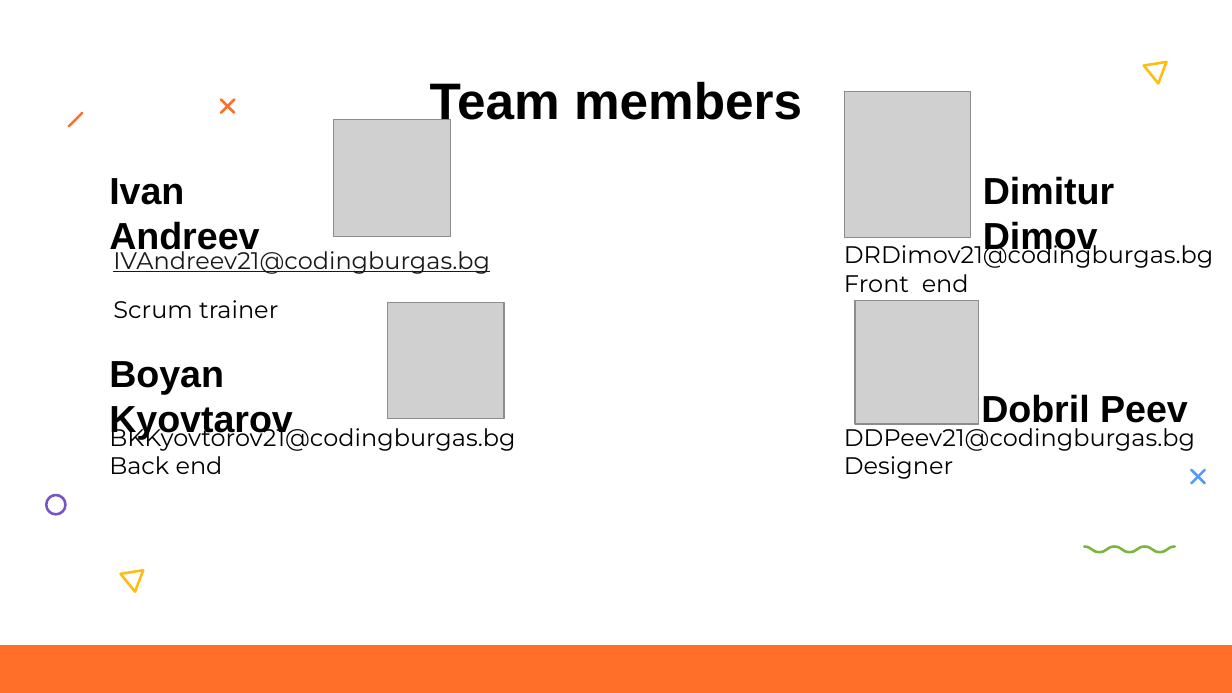
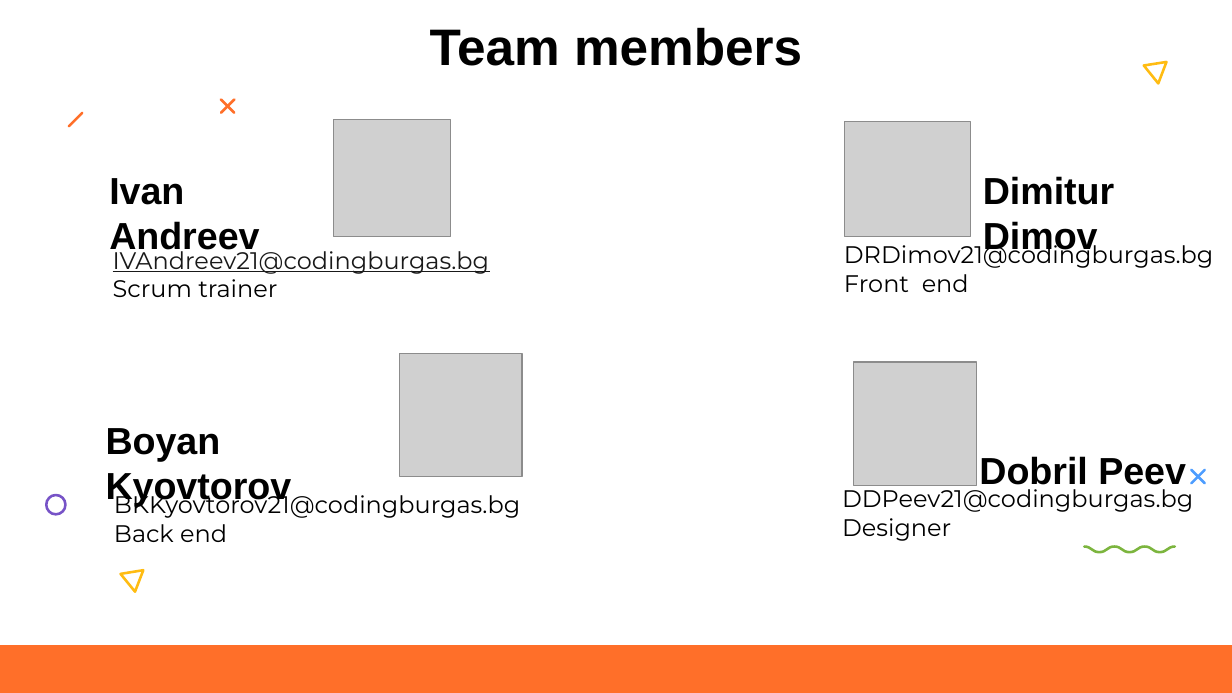
Before and after one commit to IVAndreev21/YRT, a slide deck: slide 2 of Documents/YRT.pptx. Drawn at 1232x693 pixels with LibreOffice and Linux fonts; fonts in the diff are those of the drawing; grey boxes stand for pictures. Boxes give left, top, right and bottom in pixels: in the first picture for what was removed or moved away, otherwise in the second. Text is boxed around its words. In the diff, an @@ line names an element or a change of style, - is before the commit and + after.

```diff
--- a/Documents/YRT.pptx
+++ b/Documents/YRT.pptx
@@ title "Team members" rewrapped from (430, 81, 802, 129) to (430, 27, 802, 66) @@
@@ picture: place and size @@
-picture at (844, 92, 970, 238)
+picture at (844, 122, 970, 237)
@@ text at (113, 246, 490, 297): text changed @@
-IVAndreev21@codingburgas.bg
-Scrum trainer
+IVAndreev21@codingburgas.bgScrum trainer
@@ picture removed at (388, 302, 505, 419) @@
@@ picture added at (399, 354, 522, 477) @@
@@ picture: place and size @@
-picture at (855, 301, 978, 424)
+picture at (854, 362, 977, 485)
@@ text at (106, 428, 292, 507): text changed @@
-Boyan Kyovtarov
+Boyan Kyovtorov
@@ text "Dobril Peev": place and size @@
-text "Dobril Peev" at (981, 394, 1188, 430)
+text "Dobril Peev" at (979, 456, 1186, 491)
@@ text "BKKyovtorov21@codingburgas.bg Back end": place and size @@
-text "BKKyovtorov21@codingburgas.bg Back end" at (109, 423, 515, 474)
+text "BKKyovtorov21@codingburgas.bg Back end" at (114, 490, 520, 542)
@@ text "DDPeev21@codingburgas.bg": place and size @@
-text "DDPeev21@codingburgas.bg" at (844, 423, 1195, 479)
+text "DDPeev21@codingburgas.bg" at (842, 484, 1193, 541)
```
Also in this commit, not shown: 3 other slides changed, 1 slide added, 16 other files.
